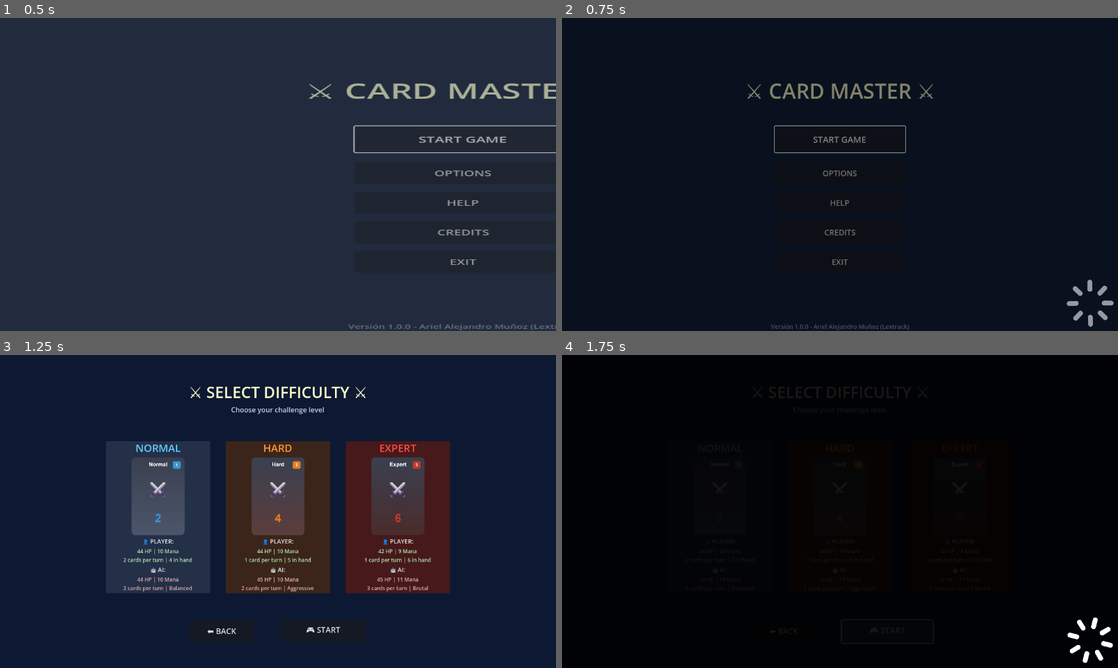
Above: before the commit, frames 1-4 (two rows, left to right).
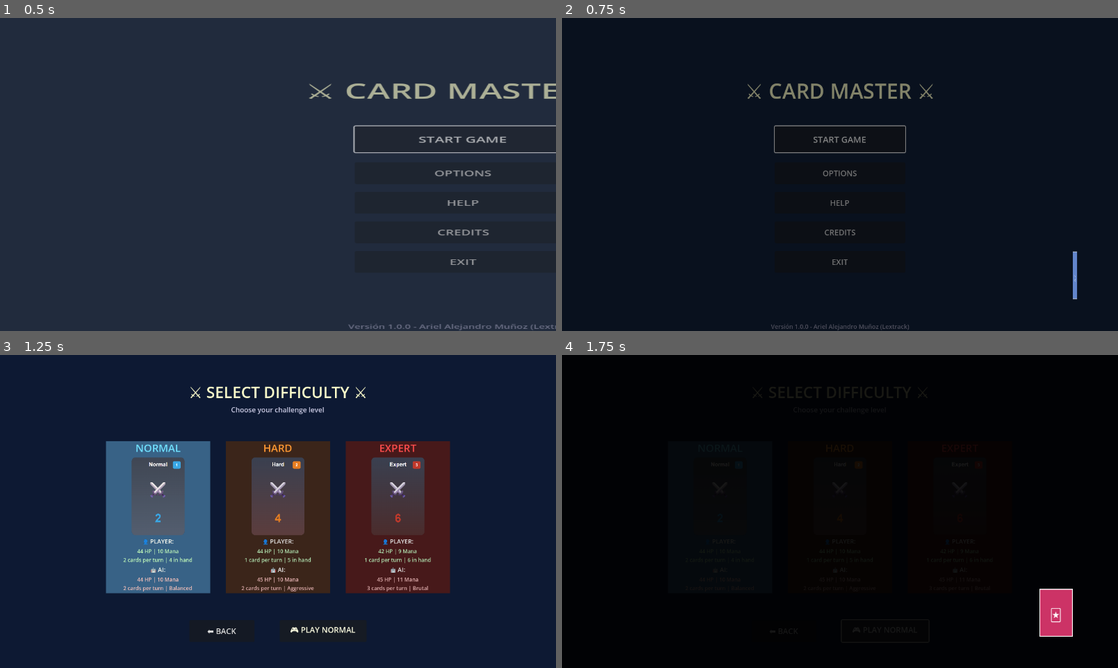
Above: after the commit, the same moments.

Repository: lextrack/Cards
Game: Godot game, scene res://scenes/MainMenu.tscn
The game is run twice, just before and just after one commit, with the same random seed, the same clock (stepped at 60 frames per second) and the same inputs.
Inputs:
- Up to frame 1 (0.5 s): no input
- Up to frame 2 (0.75 s): click "START GAME" at 0.5 s
- Up to frame 3 (1.25 s): no input
- Up to frame 4 (1.75 s): click "🎮 START" (after the commit: "🎮 PLAY NORMAL") at 1.25 s

Frame 1 is identical in both runs. In frame 2, 0.4% of the frame differs, in the area x 90-100%, y 74-99%; in frame 3, 6.9%, in the area x 19-64%, y 27-89%; in frame 4, 1.2%.

Commit message:
New loading menu

Diff:
--- a/scenes/Main.tscn
+++ b/scenes/Main.tscn
@@ -25,20 +25,19 @@
 
 [node name="CardPlayPlayer" type="AudioStreamPlayer" parent="AudioManager/CardSounds"]
 stream = ExtResource("2_rarhs")
-volume_db = 2.0
+volume_db = -3.0
 
 [node name="CardDrawPlayer" type="AudioStreamPlayer" parent="AudioManager/CardSounds"]
 stream = ExtResource("3_vcsgt")
-volume_db = 8.0
+volume_db = 9.0
 
 [node name="CardHoverPlayer" type="AudioStreamPlayer" parent="AudioManager/CardSounds"]
-volume_db = 5.0
 
 [node name="CombatSounds" type="Node" parent="AudioManager"]
 
 [node name="AttackPlayer" type="AudioStreamPlayer" parent="AudioManager/CombatSounds"]
 stream = ExtResource("4_c01mt")
-volume_db = 7.0
+volume_db = 5.0
 
 [node name="HealPlayer" type="AudioStreamPlayer" parent="AudioManager/CombatSounds"]
 stream = ExtResource("7_lhr70")
@@ -55,7 +54,6 @@
 [node name="GameSounds" type="Node" parent="AudioManager"]
 
 [node name="TurnChangePlayer" type="AudioStreamPlayer" parent="AudioManager/GameSounds"]
-volume_db = -1.0
 
 [node name="WinPlayer" type="AudioStreamPlayer" parent="AudioManager/GameSounds"]
 volume_db = 5.0
@@ -67,7 +65,6 @@
 volume_db = -2.0
 
 [node name="NotificationPlayer" type="AudioStreamPlayer" parent="AudioManager/GameSounds"]
-volume_db = -4.0
 
 [node name="BonusPlayer" type="AudioStreamPlayer" parent="AudioManager/GameSounds"]
 volume_db = 2.0
--- a/scenes/TransitionOverlay.tscn
+++ b/scenes/TransitionOverlay.tscn
@@ -1,7 +1,6 @@
-[gd_scene load_steps=3 format=3 uid="uid://b6lblhgqcudee"]
+[gd_scene load_steps=2 format=3 uid="uid://b6lblhgqcudee"]
 
 [ext_resource type="Script" uid="uid://b3pl0rfe1vekj" path="res://scripts/TransitionOverlay.gd" id="1_lakim"]
-[ext_resource type="Texture2D" uid="uid://blergv66gkryl" path="res://assets/ui/loading_icon.png" id="2_loading"]
 
 [node name="TransitionOverlay" type="CanvasLayer"]
 layer = 1000
@@ -36,6 +35,5 @@
 grow_horizontal = 2
 grow_vertical = 2
 pivot_offset = Vector2(64, 64)
-texture = ExtResource("2_loading")
 expand_mode = 1
 stretch_mode = 5
--- a/scripts/DifficultyMenu.gd
+++ b/scripts/DifficultyMenu.gd
@@ -39,11 +39,29 @@
 	setup_cards()
 	setup_buttons()
 
+	_setup_default_selection()
+
 	await handle_scene_entrance()
 
-	select_difficulty("normal")
-
-	normal_card.grab_focus()
+	_ensure_normal_selected()
+
+func _setup_default_selection():
+	selected_difficulty = "normal"
+
+	normal_bg.color = normal_colors.selected
+	hard_bg.color = hard_colors.normal
+	expert_bg.color = expert_colors.normal
+
+	update_start_button_text()
+
+	normal_card.modulate = Color(1.1, 1.1, 1.05, 1.0)
+	hard_card.modulate = Color(1.0, 1.0, 1.0, 1.0)
+	expert_card.modulate = Color(1.0, 1.0, 1.0, 1.0)
+
+func _ensure_normal_selected():
+	if selected_difficulty == "normal":
+		select_difficulty("normal")
+		normal_card.grab_focus()
 
 func handle_scene_entrance():
 	await get_tree().process_frame
@@ -73,6 +91,9 @@
 	animate_cards_entrance()
 
 func animate_cards_entrance():
+	var original_normal_color = normal_bg.color
+	var original_normal_modulate = normal_card.modulate
+
 	normal_card.position.y -= 50
 	hard_card.position.y -= 50
 	expert_card.position.y -= 50
@@ -84,15 +105,21 @@
 	tween.set_parallel(true)
 
 	tween.tween_property(normal_card, "position:y", normal_card.position.y + 50, 0.4)
-	tween.tween_property(normal_card, "modulate:a", 1.0, 0.4)
+	tween.tween_property(normal_card, "modulate:a", original_normal_modulate.a, 0.4)
 
 	await get_tree().create_timer(0.15).timeout
+
 	tween.tween_property(hard_card, "position:y", hard_card.position.y + 50, 0.4)
 	tween.tween_property(hard_card, "modulate:a", 1.0, 0.4)
 
 	await get_tree().create_timer(0.15).timeout
 	tween.tween_property(expert_card, "position:y", expert_card.position.y + 50, 0.4)
 	tween.tween_property(expert_card, "modulate:a", 1.0, 0.4)
+
+	await tween.finished
+
+	normal_bg.color = original_normal_color
+	normal_card.modulate = original_normal_modulate
 
 func setup_cards():
 	normal_card.focus_mode = Control.FOCUS_ALL
@@ -202,31 +229,34 @@
 	select_difficulty(difficulty)
 
 func select_difficulty(difficulty: String):
-	if selected_difficulty == difficulty:
-		return
-
+	var was_same_difficulty = selected_difficulty == difficulty
 	selected_difficulty = difficulty
-	play_ui_sound("select")
+
+	if not was_same_difficulty:
+		play_ui_sound("select")
 
 	update_card_colors("normal")
 	update_card_colors("hard")
 	update_card_colors("expert")
 
 	animate_selected_card(difficulty)
-
 	update_start_button_text()
 
 func update_card_colors(difficulty: String):
 	var card_bg = get_card_bg(difficulty)
+	var card_node = get_card_node(difficulty)
 	var colors = get_colors(difficulty)
 
-	if not card_bg:
+	if not card_bg or not card_node:
 		return
 
 	var target_color = colors.selected if selected_difficulty == difficulty else colors.normal
-
-	var tween = create_tween()
+	var target_modulate = Color(1.1, 1.1, 1.05, 1.0) if selected_difficulty == difficulty else Color(1.0, 1.0, 1.0, 1.0)
+
+	var tween = create_tween()
+	tween.set_parallel(true)
 	tween.tween_property(card_bg, "color", target_color, 0.3)
+	tween.tween_property(card_node, "modulate", target_modulate, 0.3)
 
 func animate_selected_card(difficulty: String):
 	var card = get_card_node(difficulty)
@@ -235,8 +265,12 @@
 		var tween = create_tween()
 		tween.set_parallel(true)
 
-		tween.tween_property(card, "scale", Vector2(1.05, 1.05), 0.15)
-		tween.tween_property(card, "scale", Vector2(1.0, 1.0), 0.15)
+		tween.tween_property(card, "scale", Vector2(1.08, 1.08), 0.12)
+		tween.tween_property(card, "scale", Vector2(1.0, 1.0), 0.12)
+
+		var original_modulate = card.modulate
+		tween.tween_property(card, "modulate", Color(1.2, 1.2, 1.1, 1.0), 0.1)
+		tween.tween_property(card, "modulate", original_modulate, 0.1)
 
 func get_card_node(difficulty: String) -> Control:
 	match difficulty:
@@ -251,7 +285,11 @@
 
 func update_start_button_text():
 	var difficulty_name = selected_difficulty.to_upper()
-	start_button.text = "🎮 JUGAR " + difficulty_name
+	start_button.text = "🎮 PLAY " + difficulty_name
+
+	var tween = create_tween()
+	tween.tween_property(start_button, "modulate", Color(1.15, 1.15, 1.0, 1.0), 0.1)
+	tween.tween_property(start_button, "modulate", Color(1.0, 1.0, 1.0, 1.0), 0.2)
 
 func _on_back_pressed():
 	if is_transitioning:
@@ -270,6 +308,10 @@
 	play_ui_sound("button_click")
 
 	GameState.selected_difficulty = selected_difficulty
+
+	var tween = create_tween()
+	tween.tween_property(start_button, "scale", Vector2(1.1, 1.1), 0.1)
+	tween.tween_property(start_button, "scale", Vector2(1.0, 1.0), 0.1)
 
 	TransitionManager.fade_to_scene("res://scenes/Main.tscn", 1.2)
 
--- a/scripts/Main.gd
+++ b/scripts/Main.gd
@@ -96,16 +96,6 @@
 	add_child(ai_notification)
 	add_child(game_notification)
 
-	if OS.is_debug_build():
-		ai_notification.ai_notification_shown.connect(_on_ai_notification_shown)
-		ai_notification.ai_notification_hidden.connect(_on_ai_notification_hidden)
-
-func _on_ai_notification_shown(card_name: String):
-	print("🤖 AI notification shown: ", card_name)
-
-func _on_ai_notification_hidden():
-	print("🤖 AI notification hidden")
-
 func cleanup_notifications():
 	if ai_notification:
 		ai_notification.force_close()
--- a/scripts/TransitionOverlay.gd
+++ b/scripts/TransitionOverlay.gd
@@ -2,15 +2,21 @@
 
 var overlay: ColorRect
 var loading_container: Control
-var loading_icon: TextureRect
+var card_container: Control
+var card_front: ColorRect
+var card_back: ColorRect
 var rotation_tween: Tween
+var is_animating: bool = false
+
+var card_size = Vector2(80, 110)
+var flip_duration = 0.8
+var pause_duration = 0.3
 
 func _ready():
 	layer = 1000
 
 	overlay = get_node("Overlay")
 	loading_container = get_node("LoadingContainer")
-	loading_icon = get_node("LoadingContainer/LoadingIcon")
 
 	if not overlay:
 		push_error("Overlay node not found in TransitionOverlay")
@@ -18,37 +24,178 @@
 	if not loading_container:
 		push_error("LoadingContainer node not found in TransitionOverlay")
 		return
-	if not loading_icon:
-		push_error("LoadingIcon node not found in TransitionOverlay")
-		return
-
-	#loading_icon.pivot_offset = Vector2(64, 64)
+
+	_create_card_animation()
 
 	overlay.color.a = 0.0
 	loading_container.modulate.a = 0.0
-	loading_icon.rotation = 0.0
-
-	print("TransitionOverlay initialized correctly")
+
+	print("TransitionOverlay with card animation initialized correctly")
+
+func _create_card_animation():
+	for child in loading_container.get_children():
+		child.queue_free()
+
+	card_container = Control.new()
+	card_container.name = "CardContainer"
+	card_container.set_anchors_and_offsets_preset(Control.PRESET_CENTER)
+	card_container.custom_minimum_size = card_size
+	card_container.size = card_size
+	card_container.position = -card_size / 2
+	loading_container.add_child(card_container)
+
+	card_front = ColorRect.new()
+	card_front.name = "CardFront"
+	card_front.set_anchors_and_offsets_preset(Control.PRESET_FULL_RECT)
+	card_front.color = Color(0.2, 0.4, 0.8, 1.0)
+	card_front.z_index = 1
+	card_container.add_child(card_front)
+
+	var front_border = ColorRect.new()
+	front_border.set_anchors_and_offsets_preset(Control.PRESET_FULL_RECT)
+	front_border.color = Color(1.0, 1.0, 1.0, 1.0)
+	front_border.z_index = 0
+	card_front.add_child(front_border)
+
+	var front_inner = ColorRect.new()
+	front_inner.set_anchors_and_offsets_preset(Control.PRESET_FULL_RECT)
+	front_inner.offset_left = 2
+	front_inner.offset_top = 2
+	front_inner.offset_right = -2
+	front_inner.offset_bottom = -2
+	front_inner.color = Color(0.2, 0.4, 0.8, 1.0)
+	front_border.add_child(front_inner)
+
+	var front_symbol = Label.new()
+	front_symbol.text = "⚔️"
+	front_symbol.set_anchors_and_offsets_preset(Control.PRESET_CENTER)
+	front_symbol.add_theme_font_size_override("font_size", 32)
+	front_symbol.add_theme_color_override("font_color", Color.WHITE)
+	front_symbol.horizontal_alignment = HORIZONTAL_ALIGNMENT_CENTER
+	front_symbol.vertical_alignment = VERTICAL_ALIGNMENT_CENTER
+	front_symbol.position = Vector2(-16, -16)
+	front_symbol.size = Vector2(32, 32)
+	card_front.add_child(front_symbol)
+
+	card_back = ColorRect.new()
+	card_back.name = "CardBack"
+	card_back.set_anchors_and_offsets_preset(Control.PRESET_FULL_RECT)
+	card_back.color = Color(0.8, 0.2, 0.4, 1.0)
+	card_back.z_index = 0
+	card_back.visible = false
+	card_container.add_child(card_back)
+
+	var back_border = ColorRect.new()
+	back_border.set_anchors_and_offsets_preset(Control.PRESET_FULL_RECT)
+	back_border.color = Color(1.0, 1.0, 1.0, 1.0)
+	back_border.z_index = 0
+	card_back.add_child(back_border)
+
+	var back_inner = ColorRect.new()
+	back_inner.set_anchors_and_offsets_preset(Control.PRESET_FULL_RECT)
+	back_inner.offset_left = 2
+	back_inner.offset_top = 2
+	back_inner.offset_right = -2
+	back_inner.offset_bottom = -2
+	back_inner.color = Color(0.8, 0.2, 0.4, 1.0)
+	back_border.add_child(back_inner)
+
+	var back_pattern = Label.new()
+	back_pattern.text = "🃏"
+	back_pattern.set_anchors_and_offsets_preset(Control.PRESET_CENTER)
+	back_pattern.add_theme_font_size_override("font_size", 28)
+	back_pattern.add_theme_color_override("font_color", Color.WHITE)
+	back_pattern.horizontal_alignment = HORIZONTAL_ALIGNMENT_CENTER
+	back_pattern.vertical_alignment = VERTICAL_ALIGNMENT_CENTER
+	back_pattern.position = Vector2(-14, -14)
+	back_pattern.size = Vector2(28, 28)
+	card_back.add_child(back_pattern)
 
 func start_loading_animation():
 	if rotation_tween:
 		rotation_tween.kill()
 
-	loading_icon.rotation = 0.0
+	if not card_container:
+		push_error("Card container not available for animation")
+		return
+
+	card_container.scale.x = 1.0
+	card_front.visible = true
+	card_back.visible = false
+	card_front.z_index = 1
+	card_back.z_index = 0
+
+	is_animating = true
+	_start_continuous_flip()
+
+func _start_continuous_flip():
+	if not is_animating:
+		return
+	_animate_card_flip.call_deferred()
+
+func _animate_card_flip():
+	if not card_container or not is_animating:
+		return
 
 	rotation_tween = create_tween()
-	rotation_tween.set_loops()
-	rotation_tween.set_ease(Tween.EASE_IN_OUT)
-	rotation_tween.set_trans(Tween.TRANS_LINEAR)
-	rotation_tween.tween_property(loading_icon, "rotation", TAU, 1.5)
+
+	rotation_tween.tween_method(_update_card_flip, 0.0, 2.0, flip_duration)
+
+	rotation_tween.tween_callback(_pause_animation.bind(pause_duration))
+
+	rotation_tween.tween_callback(_start_continuous_flip)
+
+func _pause_animation(duration: float):
+	if not is_animating:
+		return
+	await get_tree().create_timer(duration).timeout
+
+func _update_card_flip(progress: float):
+	if not card_container or not card_front or not card_back:
+		return
+
+	var angle = progress * PI
+
+	var scale_x = abs(cos(angle))
+
+	scale_x = max(scale_x, 0.05)
+	card_container.scale.x = scale_x
+
+	var show_front = cos(angle) >= 0
+
+	if show_front:
+		card_front.visible = true
+		card_back.visible = false
+		card_front.z_index = 1
+		card_back.z_index = 0
+	else:
+		card_front.visible = false
+		card_back.visible = true
+		card_front.z_index = 0
+		card_back.z_index = 1
+		card_container.scale.x = -scale_x
+
+	var float_offset = sin(progress * PI * 2) * 1.5
+	card_container.position.y = -card_size.y / 2 + float_offset
 
 func stop_loading_animation():
+	is_animating = false
+
 	if rotation_tween:
 		rotation_tween.kill()
 		rotation_tween = null
 
-	var reset_tween = create_tween()
-	reset_tween.tween_property(loading_icon, "rotation", 0.0, 0.2)
+	if card_container:
+		var reset_tween = create_tween()
+		reset_tween.set_parallel(true)
+		reset_tween.tween_property(card_container, "scale:x", 1.0, 0.2)
+		reset_tween.tween_property(card_container, "position:y", -card_size.y / 2, 0.2)
+
+		if card_front and card_back:
+			card_front.visible = true
+			card_back.visible = false
+			card_front.z_index = 1
+			card_back.z_index = 0
 
 func fade_in(duration: float = 0.5):
 	if not overlay or not loading_container:
@@ -111,4 +258,20 @@
 	await fade_out(0.5)
 
 func is_ready() -> bool:
-	return overlay != null and loading_container != null and loading_icon != null
+	return overlay != null and loading_container != null and card_container != null
+
+func set_card_colors(front_color: Color, back_color: Color):
+	if card_front and card_back:
+		var front_inner = card_front.get_child(0).get_child(0)
+		var back_inner = card_back.get_child(0).get_child(0)
+
+		if front_inner:
+			front_inner.color = front_color
+		if back_inner:
+			back_inner.color = back_color
+
+func set_flip_speed(new_duration: float):
+	flip_duration = new_duration
+
+func set_pause_duration(new_pause: float):
+	pause_duration = new_pause
Not shown, added: audio/sfx/test.wav.import
Not shown, changed: audio/sfx/AttackSound.wav
Not shown, changed: audio/sfx/HealPlayer.wav
Not shown, added: audio/sfx/test.wav
